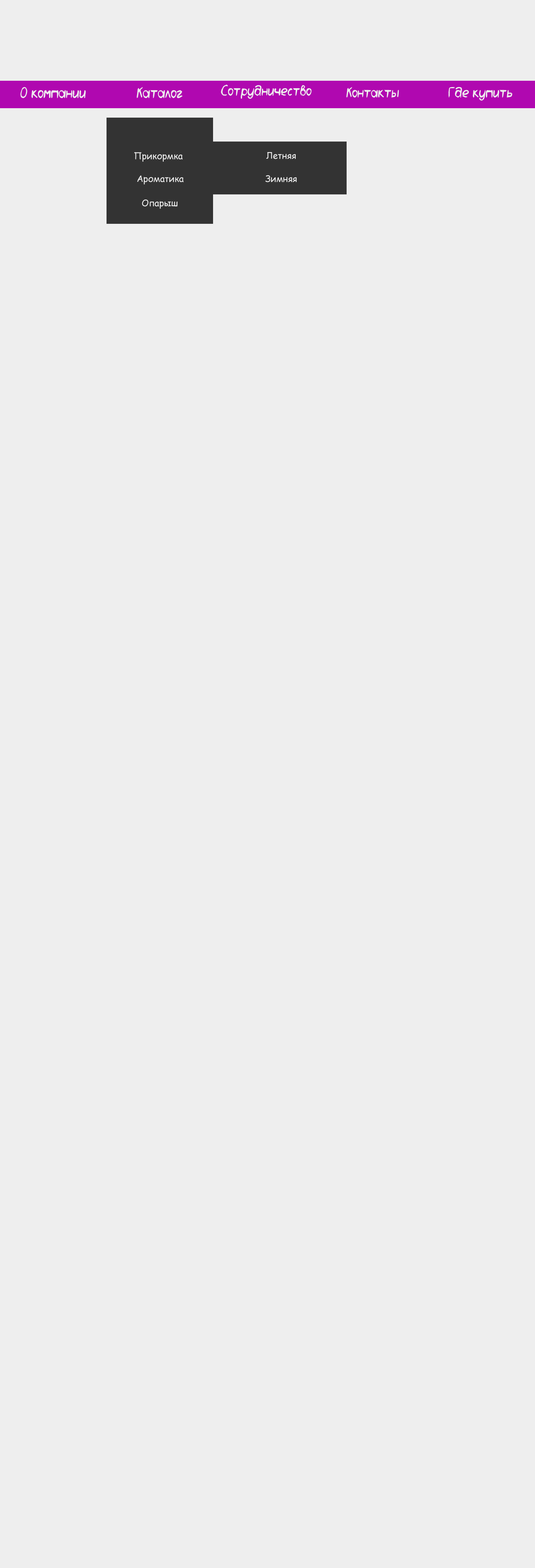
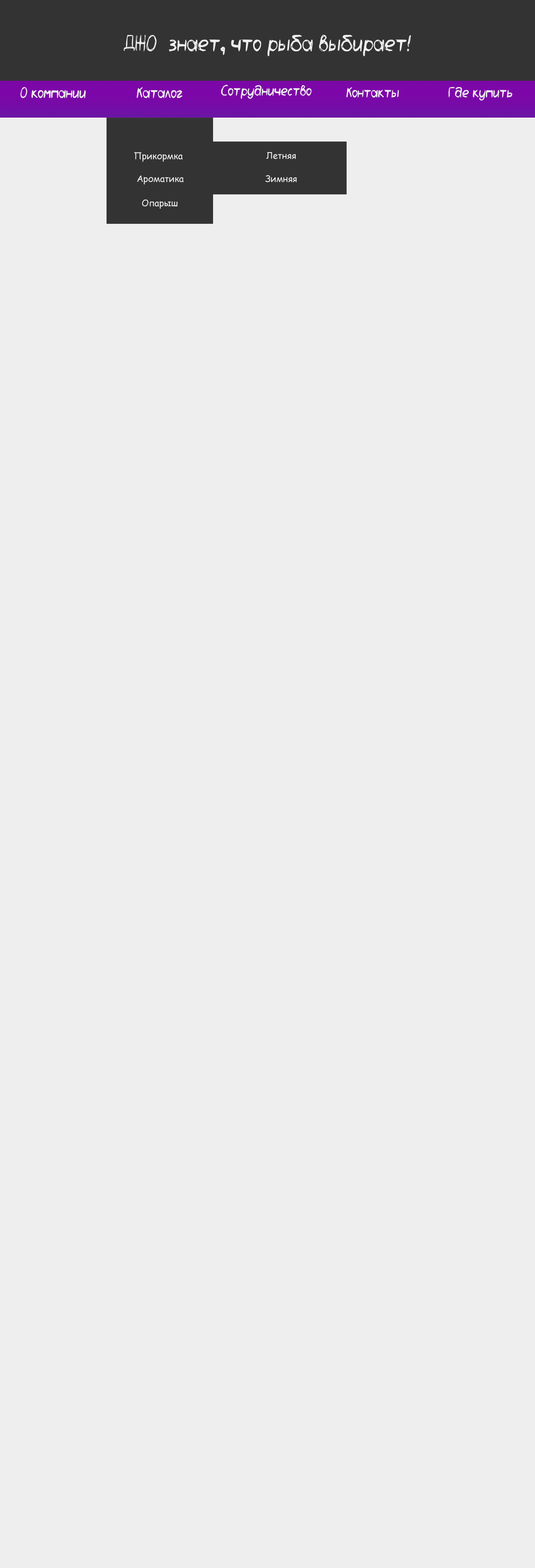
The second 535x1568 image is a revision of the first. Changes to its layers:
removed layer "Прямоугольник 2" from group "Navbar" over [106, 80, 214, 109]
removed layer "Прямоугольник 3" from group "Navbar" over [213, 80, 320, 109]
removed layer "Прямоугольник 4" from group "Navbar" over [319, 80, 427, 109]
removed layer "Прямоугольник 5" from group "Navbar" over [426, 80, 535, 109]
renamed "Прямоугольник 1" to "Layer 1", moved it below "Где купить", painted on it over [0, 80, 535, 118]
painted on "Header" over [0, 0, 535, 118]
